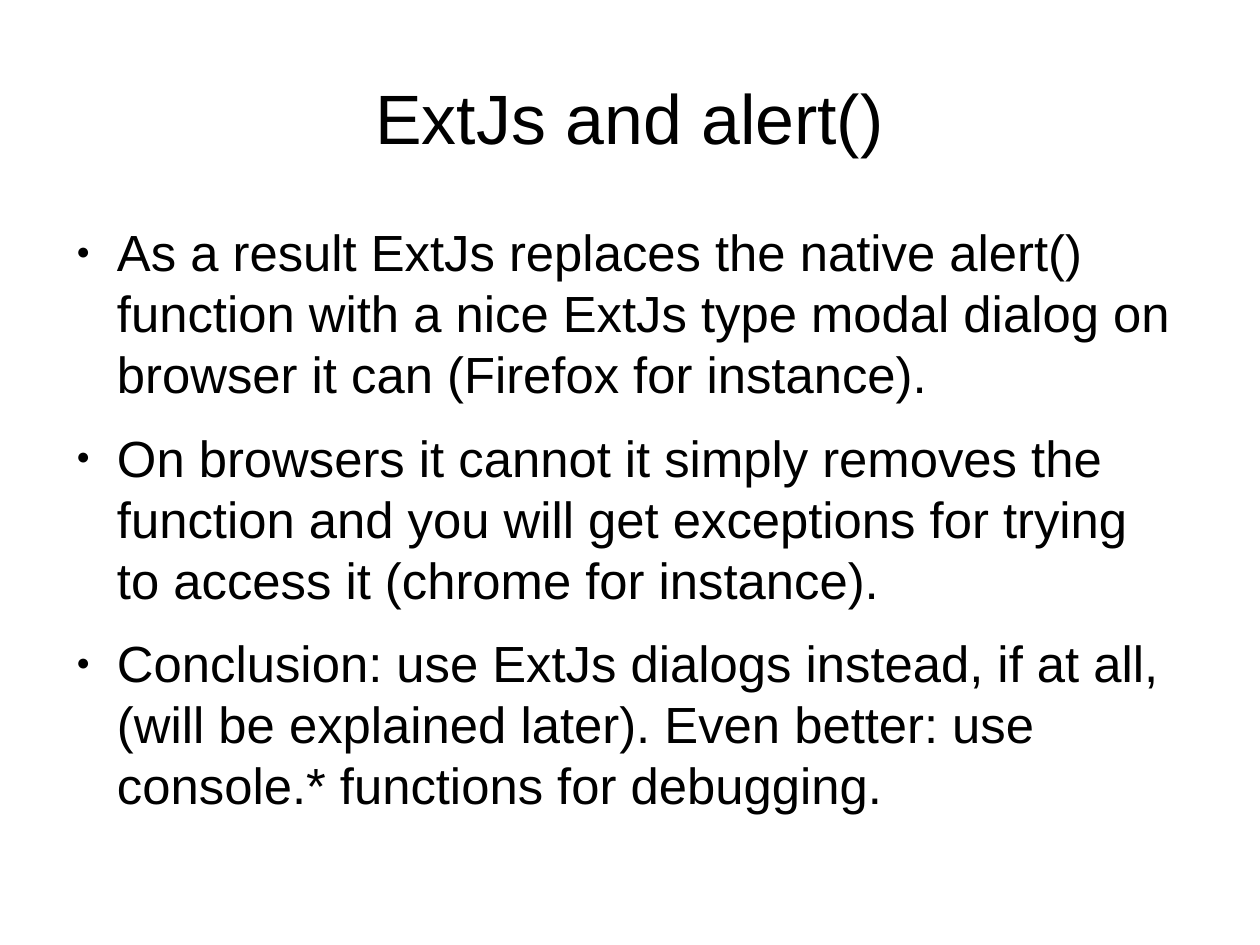
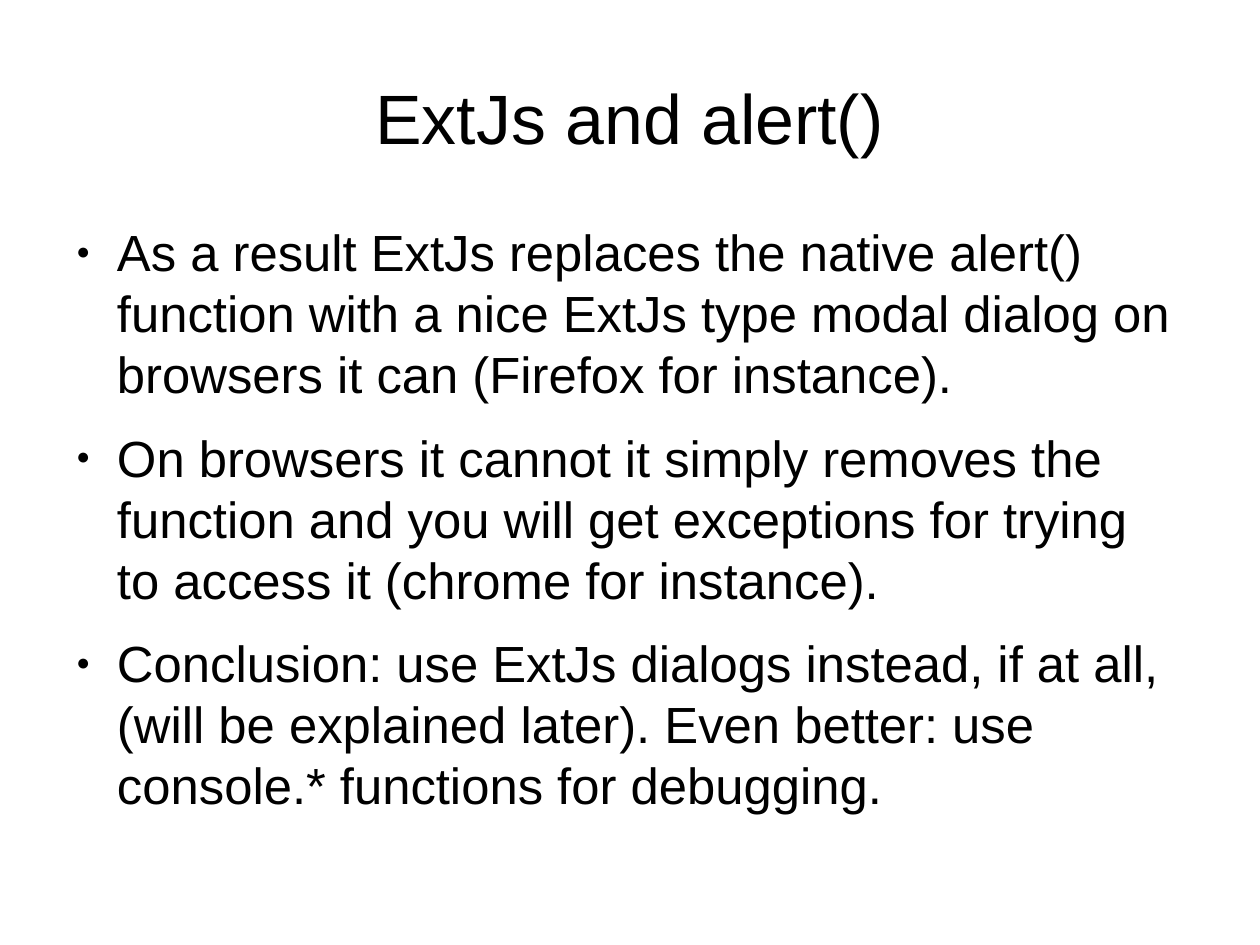
Before and after one commit to veltzer/demos, a slide deck: slide 16 of javascript/extjs/doc/extjs.odp. Drawn at 1260x945 pixels with LibreOffice and Linux fonts; fonts in the diff are those of the drawing. Boxes give left, top, right and bottom in pixels: in the first picture for what was removed or moved away, otherwise in the second. Text is boxed around its words. In the diff, an @@ line names an element or a change of style, - is before the commit and + after.

```diff
--- a/javascript/extjs/doc/extjs.odp
+++ b/javascript/extjs/doc/extjs.odp
@@ text at (x1=117, y1=234, x2=1169, y2=404): text changed @@
-● As a result ExtJs replaces the native alert() function with a nice ExtJs type modal dialog on browser it can (Firefox for instance).
+● As a result ExtJs replaces the native alert() function with a nice ExtJs type modal dialog on browsers it can (Firefox for instance).
```
Also in this commit, not shown: 4 other slides changed, 1 slide added, 1 other file.
